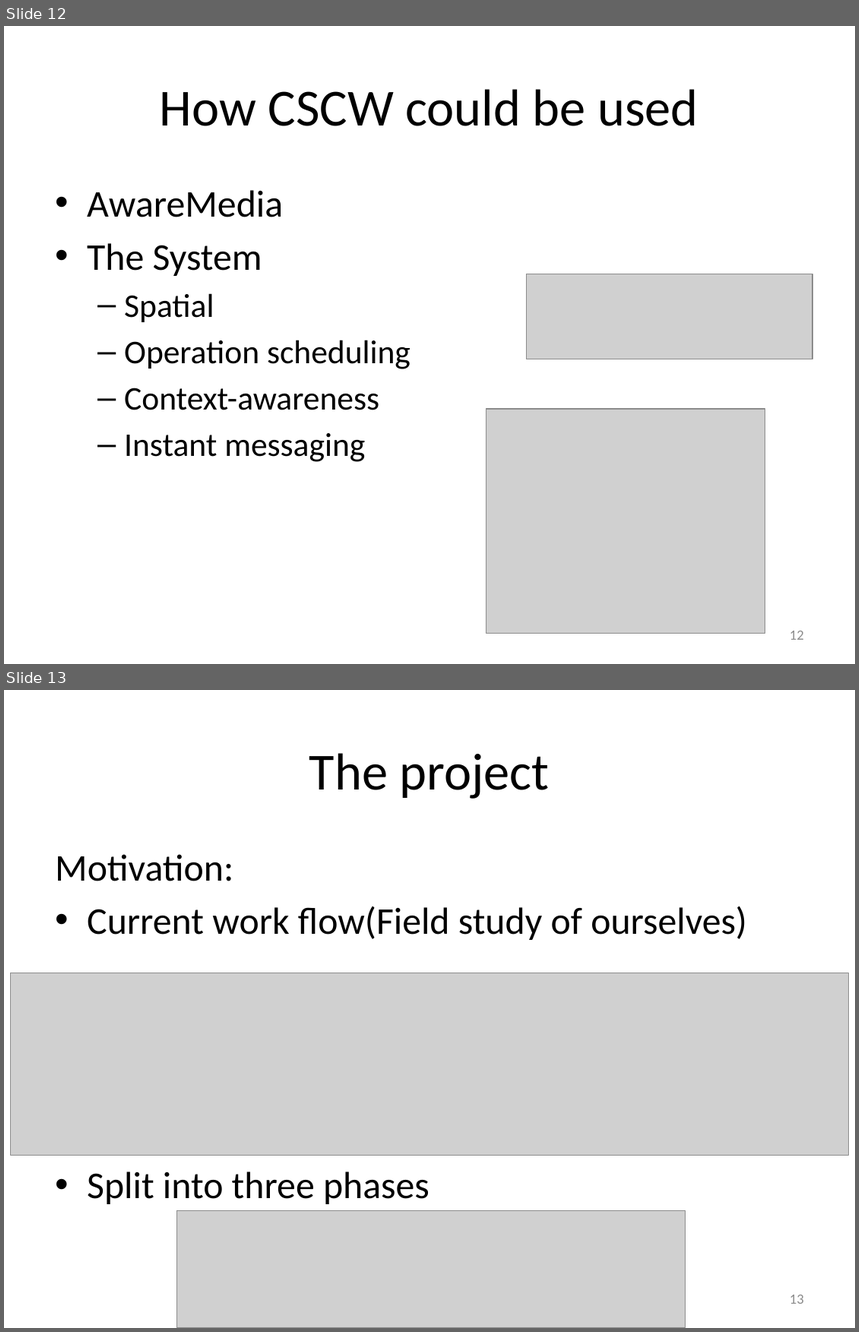
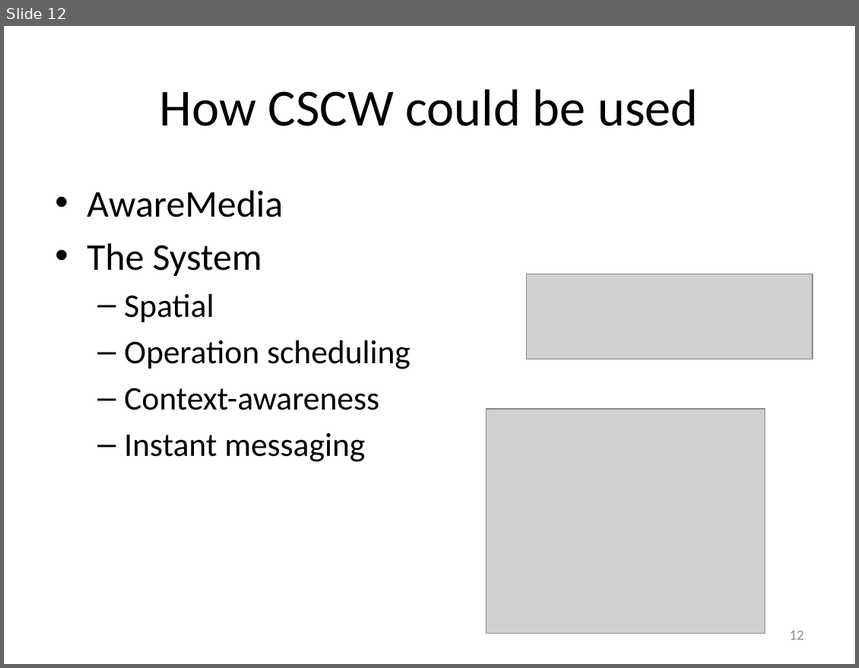
Before and after one commit to isurup/kalle-martin-group, a slide deck: SSE3/MartinPresentation/SSE3_4.pptx. Shown one above the other, each under a label of ours: slides 12 and 13 before the commit, slide 12 after it. The pictures are 859x1332 and 859x668 pixels, drawn with LibreOffice and Linux fonts; fonts in the diff are those of the drawing; grey boxes stand for pictures. Boxes give left, top, right and bottom in pixels: in the first picture for what was removed or moved away, otherwise in the second. Text is boxed around its words. In the diff, an @@ line names an element or a change of style, - is before the commit and + after.

```diff
--- a/SSE3/MartinPresentation/SSE3_4.pptx
+++ b/SSE3/MartinPresentation/SSE3_4.pptx
@@ slide 13 removed at (x1=4, y1=690, x2=855, y2=1328), background #FFFFFF @@
@@ title removed at (x1=310, y1=753, x2=550, y2=799) @@
-The project
@@ text removed at (x1=55, y1=854, x2=747, y2=1205) @@
-Motivation:
-• Current work flow(Field study of ourselves)
-• Split into three phases
@@ picture removed at (x1=11, y1=973, x2=848, y2=1156) @@
@@ picture removed at (x1=177, y1=1211, x2=686, y2=1328) @@
@@ page number removed at (x1=790, y1=1295, x2=804, y2=1304) @@
-13
```
Also in this commit, not shown: 2 slides changed, 3 other slides removed, 3 other files.
